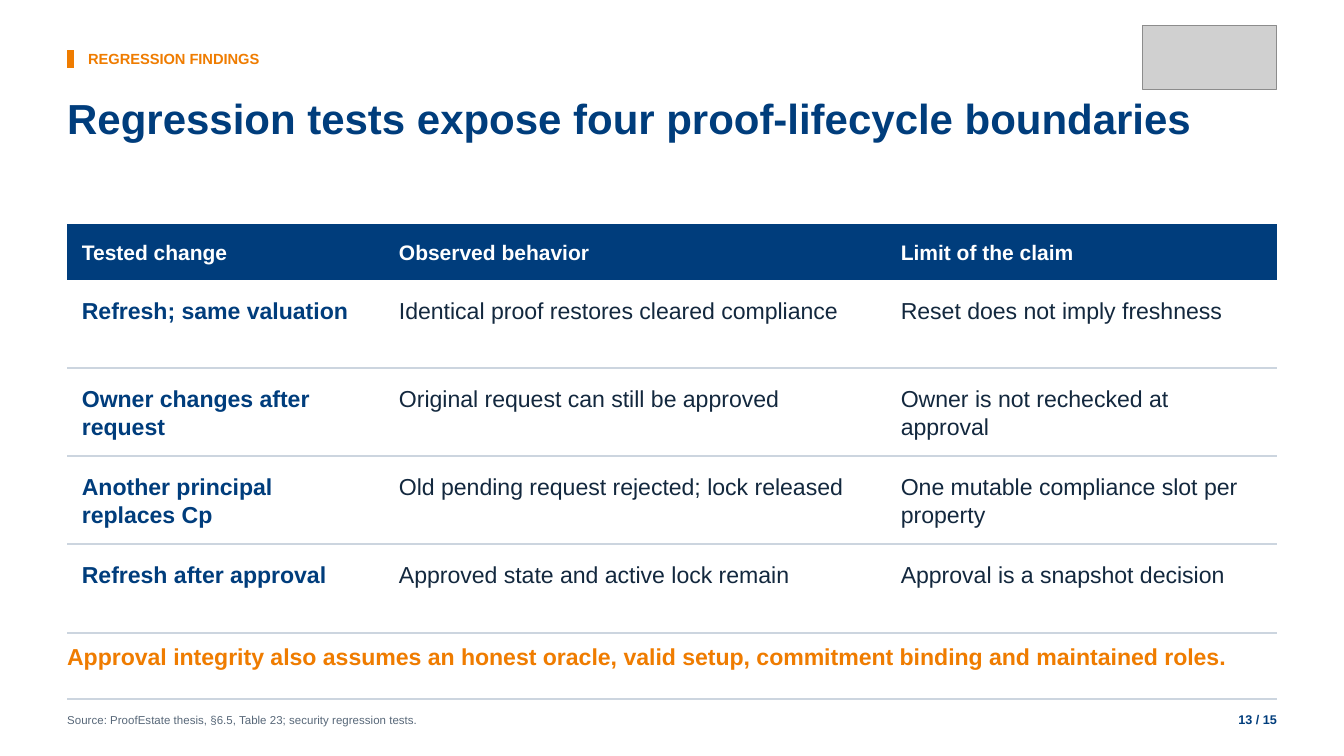
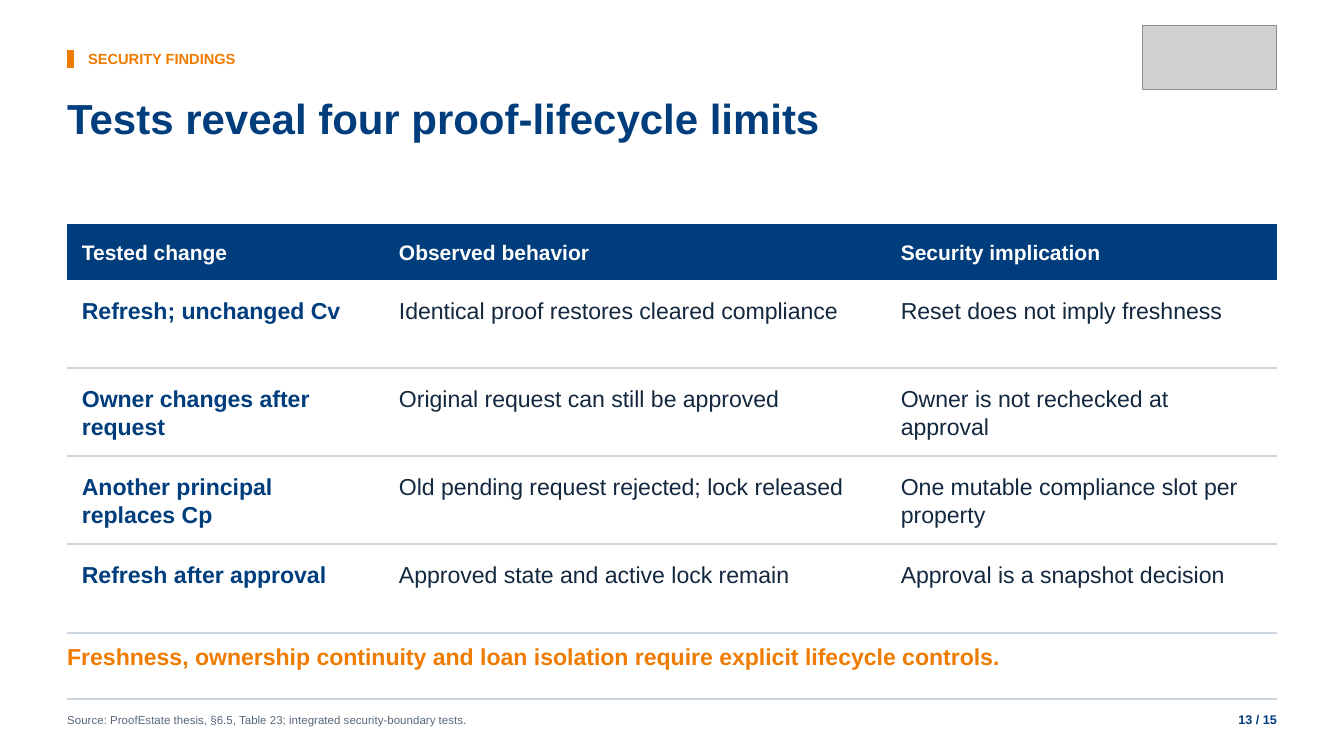
Before and after one commit to Alan42x/proofestate, a slide deck: slide 13 of slides/proofestate-nus-defense-presentation.pptx. Drawn at 1344x756 pixels with LibreOffice and Linux fonts; fonts in the diff are those of the drawing; grey boxes stand for pictures. Boxes give left, top, right and bottom in pixels: in the first picture for what was removed or moved away, otherwise in the second. Text is boxed around its words. In the diff, an @@ line names an element or a change of style, - is before the commit and + after.

Commit message:
Unify evaluation reporting and polish thesis and defense materials

```diff
--- a/slides/proofestate-nus-defense-presentation.pptx
+++ b/slides/proofestate-nus-defense-presentation.pptx
@@ text at bbox=[88, 53, 236, 64]: text changed @@
-REGRESSION FINDINGS
+SECURITY FINDINGS
@@ text at bbox=[67, 103, 820, 142]: text changed @@
-Regression tests expose four proof-lifecycle boundaries
+Tests reveal four proof-lifecycle limits
@@ text at bbox=[901, 244, 1100, 264]: text changed @@
-Limit of the claim
+Security implication
@@ text at bbox=[82, 302, 340, 324]: text changed @@
-Refresh; same valuation
+Refresh; unchanged Cv
@@ text at bbox=[67, 648, 999, 670]: text changed @@
-Approval integrity also assumes an honest oracle, valid setup, commitment binding and maintained roles.
+Freshness, ownership continuity and loan isolation require explicit lifecycle controls.
@@ text at bbox=[67, 715, 467, 727]: text changed @@
-Source: ProofEstate thesis, §6.5, Table 23; security regression tests.
+Source: ProofEstate thesis, §6.5, Table 23; integrated security-boundary tests.
```
Also in this commit, not shown: 10 other slides changed, 7 other files.
